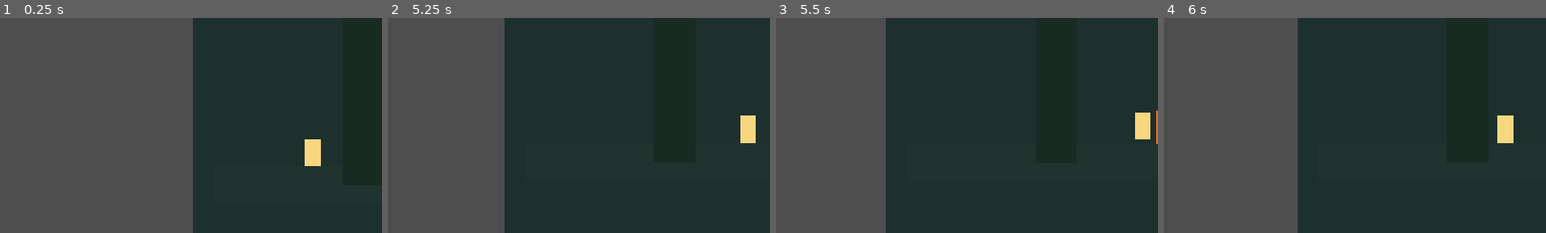
Above: before the commit, frames 1-4 (left to right).
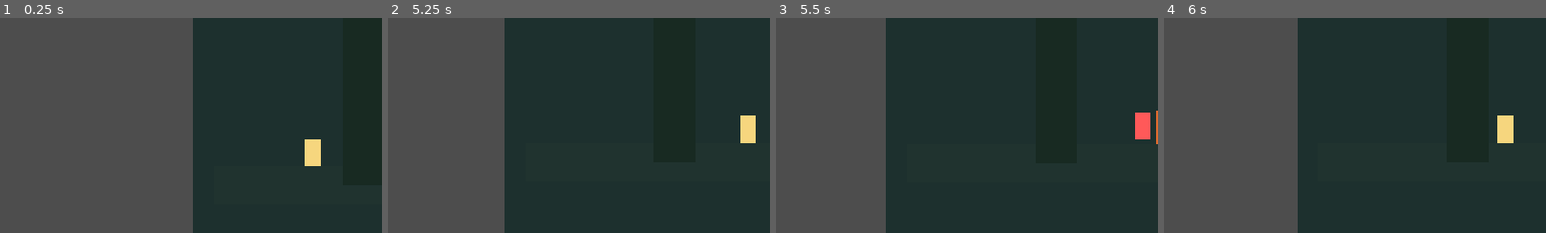
Above: after the commit, the same moments.

Repository: Pharosi/projetTitus
Game: Godot game, scene res://scenes/main/Main.tscn
Two runs of this game, one before a commit and one after it. Both use one fixed random seed, a clock stepped at 60 frames per second and the inputs below.
Inputs:
- Up to frame 1 (0.25 s): no input
- Up to frame 2 (5.25 s): tap Enter at 0.5 s; hold D (move_right) 0.53-2.03 s; tap J (attack_melee) at 0.6, 4.35 s; tap Space (jump) at 0.77, 1.52, 3.02, 3.77, 4.52 s; tap K (attack_ranged) at 1.35, 5.1 s; hold A (move_left) 2.03-2.78 s; tap Shift (dash) at 2.1 s; hold D (move_right) 2.78-4.28 s; tap E (interact) at 2.85 s; hold L (light_action) 3.53-4.28 s; hold A (move_left) 4.28-5.03 s; hold D (move_right) from 5.03 s (still down)
- Up to frame 3 (5.5 s): keep holding D (move_right)
- Up to frame 4 (6 s): release D (move_right) at 5.78 s; hold A (move_left) from 5.78 s (still down); tap Shift (dash) at 5.85 s
The pictures show only the part of the screen within x 2-52%, y 33-83%; the shares and areas given below are measured in that part.

Frames 1-2 are identical in both runs. In frame 3, 0.5% of the frame differs, in the area x 94-98%, y 44-57%; in frame 4, nothing differs.

Commit message:
feat: adiciona feedback visual de dano em combate

Diff:
--- a/scripts/enemies/aodh_echo.gd
+++ b/scripts/enemies/aodh_echo.gd
@@ -11,11 +11,14 @@
 @export var chase_speed_lit: float = 105.0
 @export var contact_damage: int = 1
 @export var attack_cooldown: float = 0.9
+@export var damage_flash_time: float = 0.10
 
 var current_health: int
 var move_speed: float = 140.0
 var damage_cooldown_left: float = 0.0
 var is_defeated: bool = false
+var damage_flash_left: float = 0.0
+var base_body_color: Color = Color(0.84, 0.2, 0.16, 1.0)
 
 @onready var left_bound: Marker2D = $ArenaBounds/Left
 @onready var right_bound: Marker2D = $ArenaBounds/Right
@@ -34,6 +37,8 @@
 		return
 
 	damage_cooldown_left = max(damage_cooldown_left - delta, 0.0)
+	damage_flash_left = max(damage_flash_left - delta, 0.0)
+	_update_visual_feedback()
 
 	var player: CharacterBody2D = _get_player()
 	if player == null:
@@ -59,13 +64,15 @@
 
 	current_health = max(current_health - damage, 0)
 	boss_health_changed.emit(current_health, max_health)
+	damage_flash_left = damage_flash_time
 
 	var knockback_dir: float = sign(global_position.x - source_position.x)
 	global_position.x += knockback_dir * 14.0
 
 	if current_health <= 0:
 		is_defeated = true
-		body_visual.color = Color(0.65, 0.65, 0.65, 0.65)
+		base_body_color = Color(0.65, 0.65, 0.65, 0.65)
+		body_visual.color = base_body_color
 		boss_dialogue.emit("Eco de Aodh: A chama... se apaga...")
 		boss_defeated.emit()
 
@@ -76,19 +83,29 @@
 	match light_state:
 		LightState.State.DARK:
 			move_speed = chase_speed_dark
-			body_visual.color = Color(0.84, 0.2, 0.16, 1.0)
+			base_body_color = Color(0.84, 0.2, 0.16, 1.0)
 			boss_dialogue.emit("Eco de Aodh: Na escuridao, meu fogo devora tudo.")
 		LightState.State.UNSTABLE:
 			move_speed = chase_speed_unstable
-			body_visual.color = Color(0.88, 0.42, 0.18, 1.0)
+			base_body_color = Color(0.88, 0.42, 0.18, 1.0)
 			boss_dialogue.emit("Eco de Aodh: A luz vacila, Titus.")
 		LightState.State.LIT:
 			move_speed = chase_speed_lit
-			body_visual.color = Color(0.95, 0.72, 0.28, 1.0)
+			base_body_color = Color(0.95, 0.72, 0.28, 1.0)
 			boss_dialogue.emit("Eco de Aodh: Esta luz enfraquece minha furia...")
+	_update_visual_feedback()
 
 func _get_player() -> CharacterBody2D:
 	var players: Array[Node] = get_tree().get_nodes_in_group("player")
 	if players.is_empty():
 		return null
 	return players[0] as CharacterBody2D
+
+func _update_visual_feedback() -> void:
+	if is_defeated:
+		body_visual.color = base_body_color
+		return
+	if damage_flash_left > 0.0:
+		body_visual.color = Color(1.0, 0.92, 0.92, 1.0)
+		return
+	body_visual.color = base_body_color
--- a/scripts/player/titus_controller.gd
+++ b/scripts/player/titus_controller.gd
@@ -19,6 +19,7 @@
 @export var melee_damage: int = 1
 @export var max_health: int = 6
 @export var invulnerability_time: float = 0.5
+@export var damage_flash_time: float = 0.12
 
 var gravity: float = ProjectSettings.get_setting("physics/2d/default_gravity") as float
 var facing: int = 1
@@ -30,6 +31,8 @@
 var invulnerability_left: float = 0.0
 var current_health: int = 0
 var melee_hit_ids: Dictionary = {}
+var damage_flash_left: float = 0.0
+var base_body_color: Color = Color(0.964706, 0.839216, 0.498039, 1.0)
 
 @onready var attack_pivot: Node2D = $AttackPivot
 @onready var body_visual: Polygon2D = $BodyVisual
@@ -41,12 +44,14 @@
 	current_health = max_health
 	health_changed.emit(current_health, max_health)
 	melee_collision.disabled = true
+	base_body_color = body_visual.color
 	_update_facing(1.0)
 
 func _physics_process(delta: float) -> void:
 	_update_timers(delta)
 	_handle_melee_input()
 	_resolve_melee_hits()
+	_update_visual_feedback()
 
 	var axis: float = Input.get_axis("move_left", "move_right")
 	if axis != 0.0:
@@ -125,6 +130,7 @@
 	melee_time_left = max(melee_time_left - delta, 0.0)
 	melee_cooldown_left = max(melee_cooldown_left - delta, 0.0)
 	invulnerability_left = max(invulnerability_left - delta, 0.0)
+	damage_flash_left = max(damage_flash_left - delta, 0.0)
 
 	if melee_time_left == 0.0 and not melee_collision.disabled:
 		melee_collision.disabled = true
@@ -154,6 +160,7 @@
 
 	current_health = max(current_health - amount, 0)
 	invulnerability_left = invulnerability_time
+	damage_flash_left = damage_flash_time
 	health_changed.emit(current_health, max_health)
 
 	var knockback_dir: float = sign(global_position.x - source_x)
@@ -166,3 +173,9 @@
 func restore_health() -> void:
 	current_health = max_health
 	health_changed.emit(current_health, max_health)
+
+func _update_visual_feedback() -> void:
+	if damage_flash_left > 0.0:
+		body_visual.color = Color(1.0, 0.35, 0.35, 1.0)
+		return
+	body_visual.color = base_body_color
